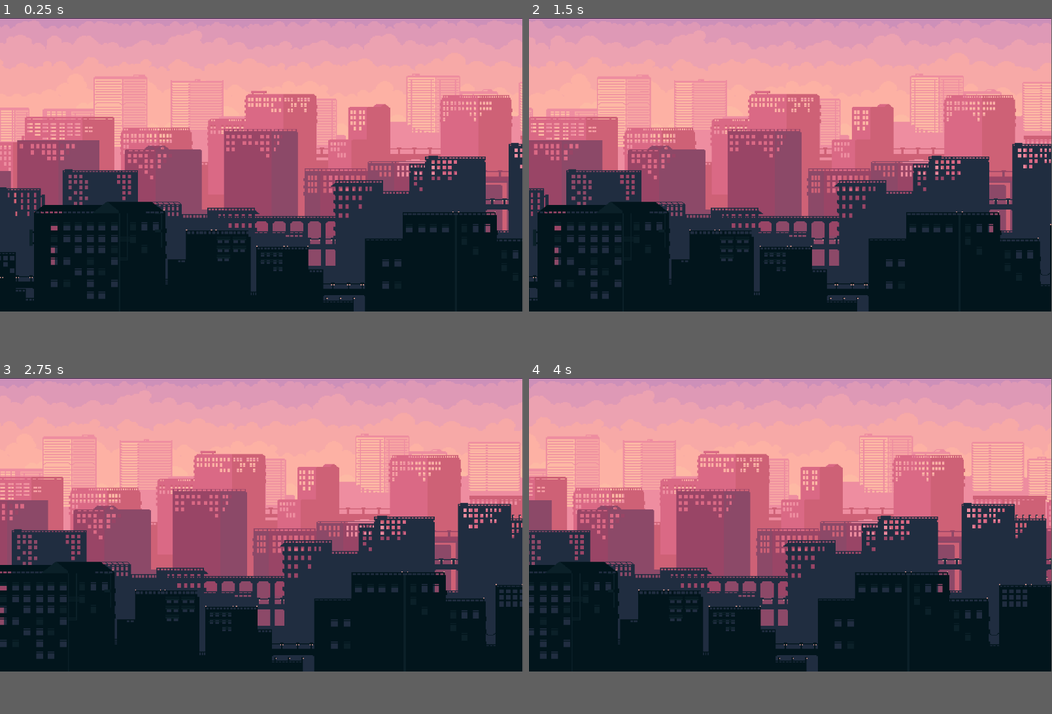
Above: before the commit, frames 1-4 (two rows, left to right).
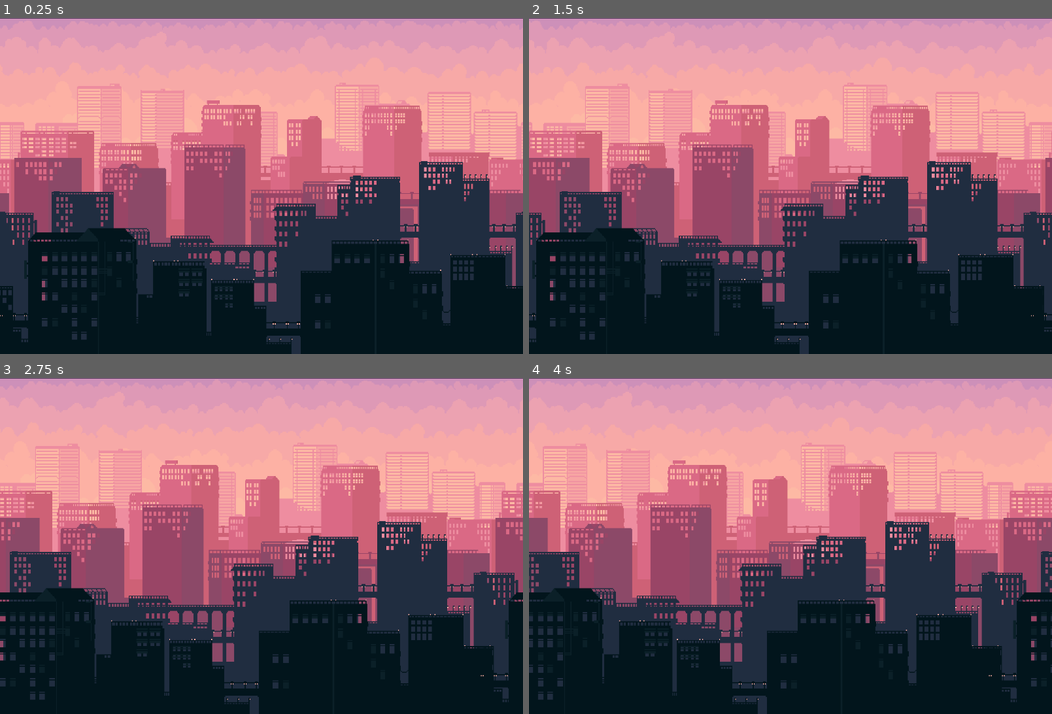
Above: after the commit, the same moments.

Repository: EmaGaleas/proyecto_progra3_p
Game: Godot game, scene res://escenas/fondoMenu.tscn
Two runs of this game, one before a commit and one after it. Both use one fixed random seed, a clock stepped at 60 frames per second and the inputs below.
Inputs:
- Up to frame 1 (0.25 s): no input
- Up to frame 2 (1.5 s): no input
- Up to frame 3 (2.75 s): no input
- Up to frame 4 (4 s): no input
In our replay, the window is 799x449 before the commit and 800x514 after it. These sizes can differ from the game's own. Grey fills any space a smaller window leaves; there, only what the larger window draws over its background counts as a difference.

The runs differ from the first frame. In frame 1, 36% of the frame differs, in the area x 0-100%, y 0-100%; in frame 2, 36%; in frame 3, 37%; in frame 4, 37%.

Commit message:
MAS O

Diff:
--- a/escenas/fondoMenu.tscn
+++ b/escenas/fondoMenu.tscn
@@ -47,41 +47,41 @@
 
 [node name="back2" type="Sprite2D" parent="ParallaxLayer"]
 position = Vector2(1, 0.999998)
-scale = Vector2(2.44097, 1.99691)
+scale = Vector2(2.44097, 2.75617)
 texture = ExtResource("1_yckbm")
 centered = false
 
 [node name="ed" type="Sprite2D" parent="ParallaxLayer"]
 texture_filter = 1
 position = Vector2(1, 4)
-scale = Vector2(2.43056, 1.95679)
+scale = Vector2(2.43056, 2.77469)
 texture = ExtResource("2_26baj")
 centered = false
 
 [node name="ed2" type="Sprite2D" parent="ParallaxLayer"]
 texture_filter = 1
 position = Vector2(1, 3)
-scale = Vector2(2.43229, 1.99383)
+scale = Vector2(2.43229, 2.76543)
 texture = ExtResource("3_6mues")
 centered = false
 
 [node name="ed3" type="Sprite2D" parent="ParallaxLayer"]
 texture_filter = 1
 position = Vector2(1, 3.99998)
-scale = Vector2(2.43576, 1.98765)
+scale = Vector2(2.43576, 2.76543)
 texture = ExtResource("4_2edcg")
 centered = false
 
 [node name="ed4" type="Sprite2D" parent="ParallaxLayer"]
 texture_filter = 1
 position = Vector2(1, 3.99998)
-scale = Vector2(2.43576, 1.98765)
+scale = Vector2(2.43576, 2.76852)
 texture = ExtResource("5_2kpjc")
 centered = false
 
 [node name="ed5" type="Sprite2D" parent="ParallaxLayer"]
 texture_filter = 1
 position = Vector2(1, 3.99998)
-scale = Vector2(2.50174, 1.98765)
+scale = Vector2(2.50174, 2.76852)
 texture = ExtResource("6_sugsi")
 centered = false
--- a/escenas/menu.tscn
+++ b/escenas/menu.tscn
@@ -1,8 +1,9 @@
-[gd_scene load_steps=4 format=3 uid="uid://da5rhvg682uo4"]
+[gd_scene load_steps=5 format=3 uid="uid://da5rhvg682uo4"]
 
 [ext_resource type="FontFile" uid="uid://0vo8rbultw43" path="res://rec/inconsolata/Inconsolata-Regular.ttf" id="1_du3ko"]
 [ext_resource type="FontFile" uid="uid://bd4lsheapt1xh" path="res://rec/game_set/GameSetDemoRegular.ttf" id="2_gem1r"]
 [ext_resource type="PackedScene" uid="uid://dh3e2hoso8fli" path="res://escenas/fondoMenu.tscn" id="2_gq7ra"]
+[ext_resource type="AudioStream" uid="uid://c2kfs42wk3yym" path="res://rec/musica/Super Bowl.mp3" id="4_qijyp"]
 
 [node name="Menu" type="Control"]
 layout_mode = 3
@@ -24,9 +25,9 @@
 anchor_right = 0.481
 anchor_bottom = 0.5
 offset_left = -221.0
-offset_top = 119.0
+offset_top = 245.0
 offset_right = 222.0
-offset_bottom = 352.0
+offset_bottom = 404.0
 theme_override_constants/separation = 20
 alignment = 1
 
@@ -38,7 +39,7 @@
 theme_override_colors/font_focus_color = Color(1, 1, 0, 0.866667)
 theme_override_colors/font_hover_pressed_color = Color(1, 1, 0, 0.866667)
 theme_override_fonts/font = ExtResource("1_du3ko")
-theme_override_font_sizes/font_size = 45
+theme_override_font_sizes/font_size = 50
 text = "COMENZAR"
 flat = true
 icon_alignment = 1
@@ -51,7 +52,7 @@
 theme_override_colors/font_focus_color = Color(1, 0, 0, 0.901961)
 theme_override_colors/font_hover_pressed_color = Color(1, 0, 0, 0.901961)
 theme_override_fonts/font = ExtResource("1_du3ko")
-theme_override_font_sizes/font_size = 30
+theme_override_font_sizes/font_size = 40
 text = "SALIR
 "
 flat = true
@@ -62,13 +63,17 @@
 [node name="Label" type="Label" parent="."]
 layout_mode = 0
 offset_left = -571.0
-offset_top = -338.0
+offset_top = -440.0
 offset_right = 566.0
 offset_bottom = -197.0
 theme_override_colors/font_color = Color(0, 0, 0, 1)
 theme_override_fonts/font = ExtResource("2_gem1r")
-theme_override_font_sizes/font_size = 155
+theme_override_font_sizes/font_size = 170
 text = "CRACKER RUNNER"
 horizontal_alignment = 1
 
+[node name="cancion menu" type="AudioStreamPlayer" parent="."]
+stream = ExtResource("4_qijyp")
+autoplay = true
+
 [connection signal="pressed" from="VBoxBotones/salir" to="fondo_menu" method="_on_salir_pressed"]
--- /dev/null
+++ b/escenas/story1.tscn
@@ -0,0 +1,29 @@
+[gd_scene load_steps=3 format=3 uid="uid://b26krt6a5nqj5"]
+
+[ext_resource type="FontFile" uid="uid://bd4lsheapt1xh" path="res://rec/game_set/GameSetDemoRegular.ttf" id="1_sq5gt"]
+[ext_resource type="Texture2D" uid="uid://byvd0uyhsjgxy" path="res://rec/FONDO.png" id="2_s87ax"]
+
+[node name="story1" type="Node2D"]
+
+[node name="Button" type="Button" parent="."]
+offset_left = 1008.0
+offset_top = 845.0
+offset_right = 1399.0
+offset_bottom = 899.0
+theme_override_colors/font_color = Color(1, 1, 1, 1)
+theme_override_colors/font_pressed_color = Color(0.819608, 0.0745098, 0.509804, 1)
+theme_override_colors/font_hover_color = Color(0.819608, 0.0745098, 0.509804, 1)
+theme_override_colors/font_focus_color = Color(0.819608, 0.0745098, 0.509804, 1)
+theme_override_colors/font_hover_pressed_color = Color(0.819608, 0.0745098, 0.509804, 1)
+theme_override_fonts/font = ExtResource("1_sq5gt")
+theme_override_font_sizes/font_size = 48
+text = "JUGAR / SALTAR"
+
+[node name="VideoStreamPlayer" type="VideoStreamPlayer" parent="."]
+offset_right = 1398.0
+offset_bottom = 845.0
+
+[node name="Fondo" type="Sprite2D" parent="."]
+position = Vector2(505.5, 1098)
+scale = Vector2(0.788281, 0.702778)
+texture = ExtResource("2_s87ax")
--- a/project.godot
+++ b/project.godot
@@ -18,3 +18,9 @@
 [autoload]
 
 MenuSong="*res://escenas/menu_song.tscn"
+
+[display]
+
+window/size/viewport_width=1400
+window/size/viewport_height=900
+window/size/resizable=false
Not shown: 1 places in escenas/menu_song.tscn that only renumber resources
Binary file removed: rec/menu.png
Not shown, removed: rec/menu.png.import
Not shown, changed: rec/musica/Super Bowl.mp3.import
Not shown, removed: rec/FONDO.pptx
Not shown, added: rec/musica/cyber.mp4
Not shown, added: rec/musica/cyber1.webm
